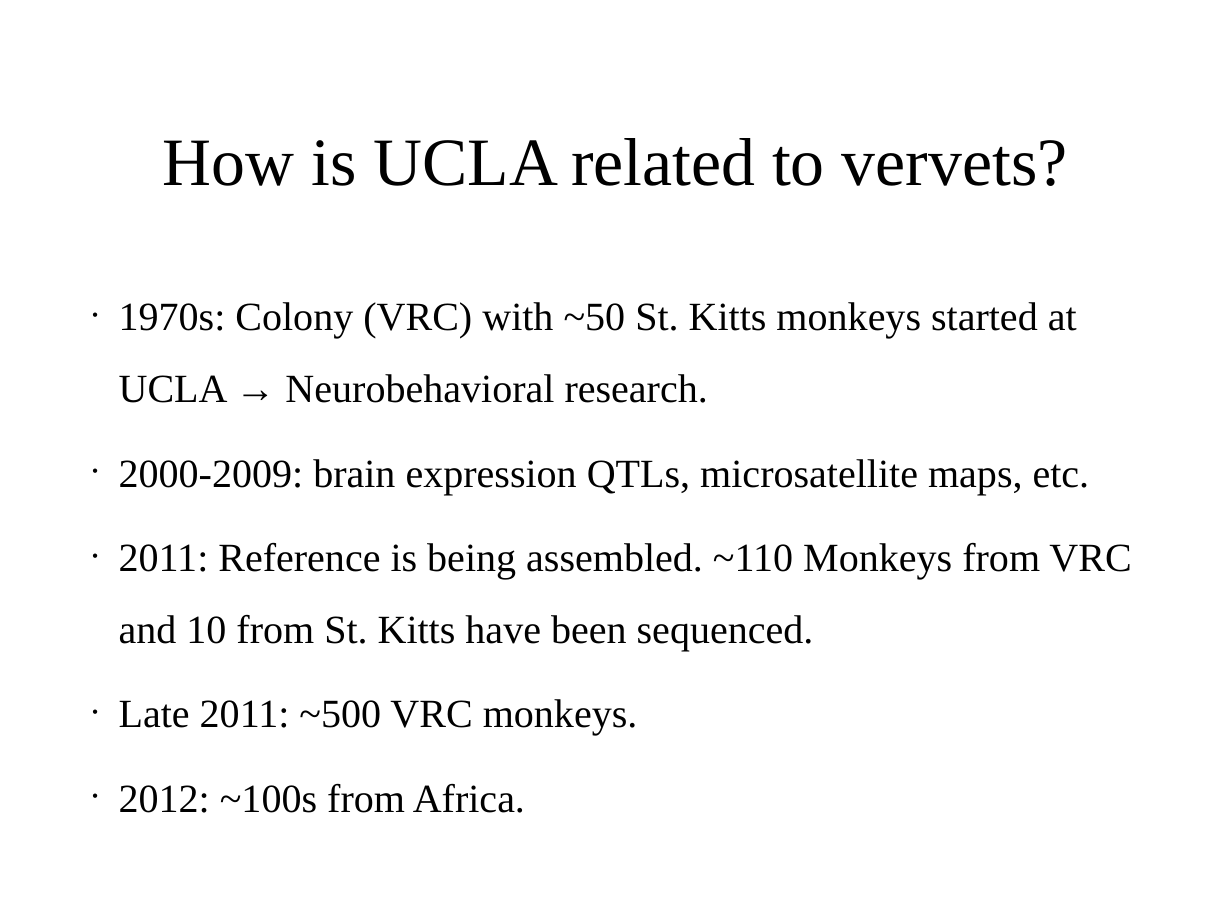
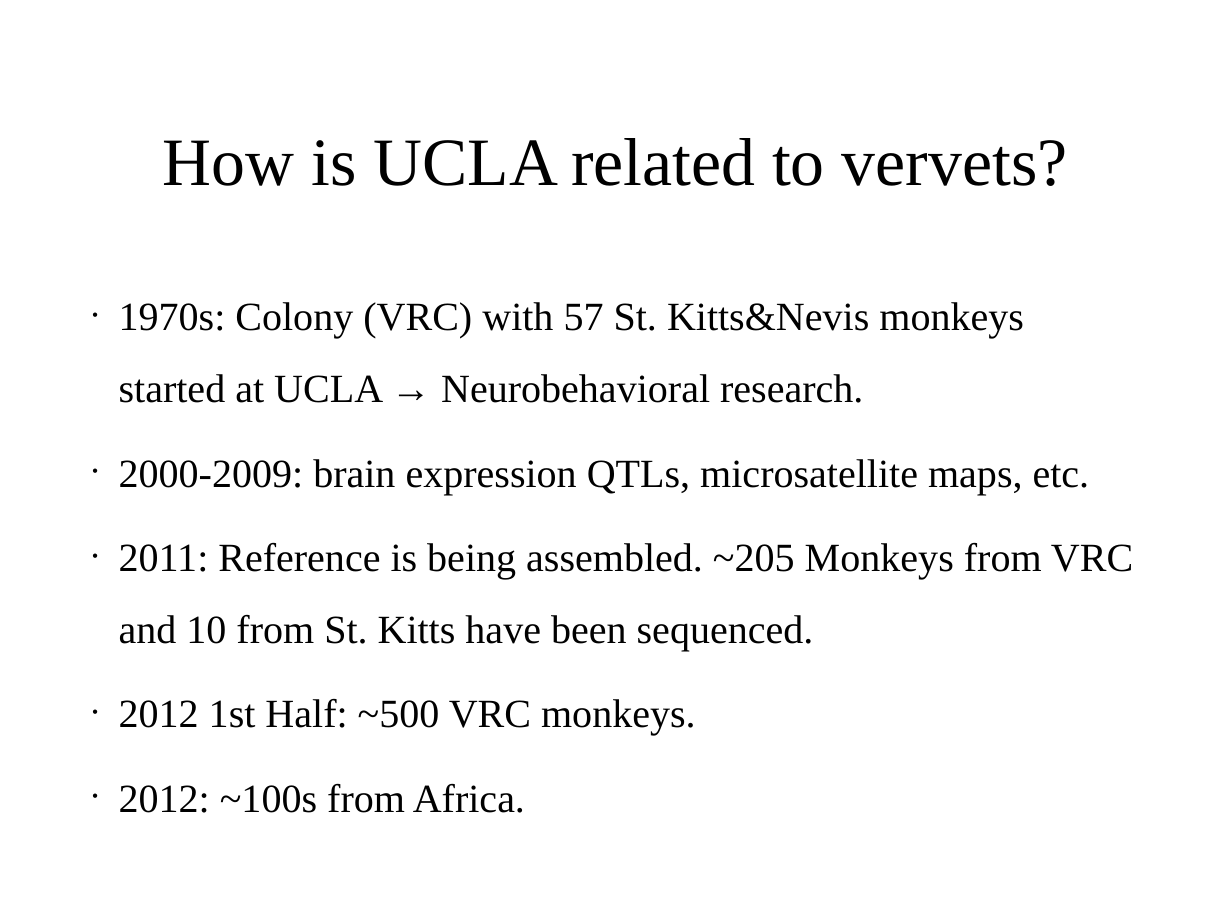
Before and after one commit to polyactis/vervet-web, a slide deck: slide 4 of doc/20110919ICNNTalk/2011_9_19_ICNN_Talk_about_using_pegasus.ppt. Drawn at 1232x924 pixels with LibreOffice and Linux fonts; fonts in the diff are those of the drawing. Boxes give left, top, right and bottom in pixels: in the first picture for what was removed or moved away, otherwise in the second. Text is boxed around its words. In the diff, an @@ line names an element or a change of style, - is before the commit and + after.

```diff
--- a/doc/20110919ICNNTalk/2011_9_19_ICNN_Talk_about_using_pegasus.ppt
+++ b/doc/20110919ICNNTalk/2011_9_19_ICNN_Talk_about_using_pegasus.ppt
@@ subtitle at bbox=[119, 302, 1024, 403]: text changed @@
-• 1970s: Colony (VRC) with ~50 St. Kitts monkeys started at UCLA → Neurobehavioral research.
+• 1970s: Colony (VRC) with 57 St. Kitts&Nevis monkeys started at UCLA → Neurobehavioral research.
@@ subtitle at bbox=[119, 542, 1133, 735]: text changed @@
-• 2011: Reference is being assembled. ~110 Monkeys from VRC and 10 from St. Kitts have been sequenced.
-• Late 2011: ~500 VRC monkeys.
+• 2011: Reference is being assembled. ~205 Monkeys from VRC and 10 from St. Kitts have been sequenced.
+• 2012 1st Half: ~500 VRC monkeys.
```
Also in this commit, not shown: 3 other slides changed, 20 other files.
